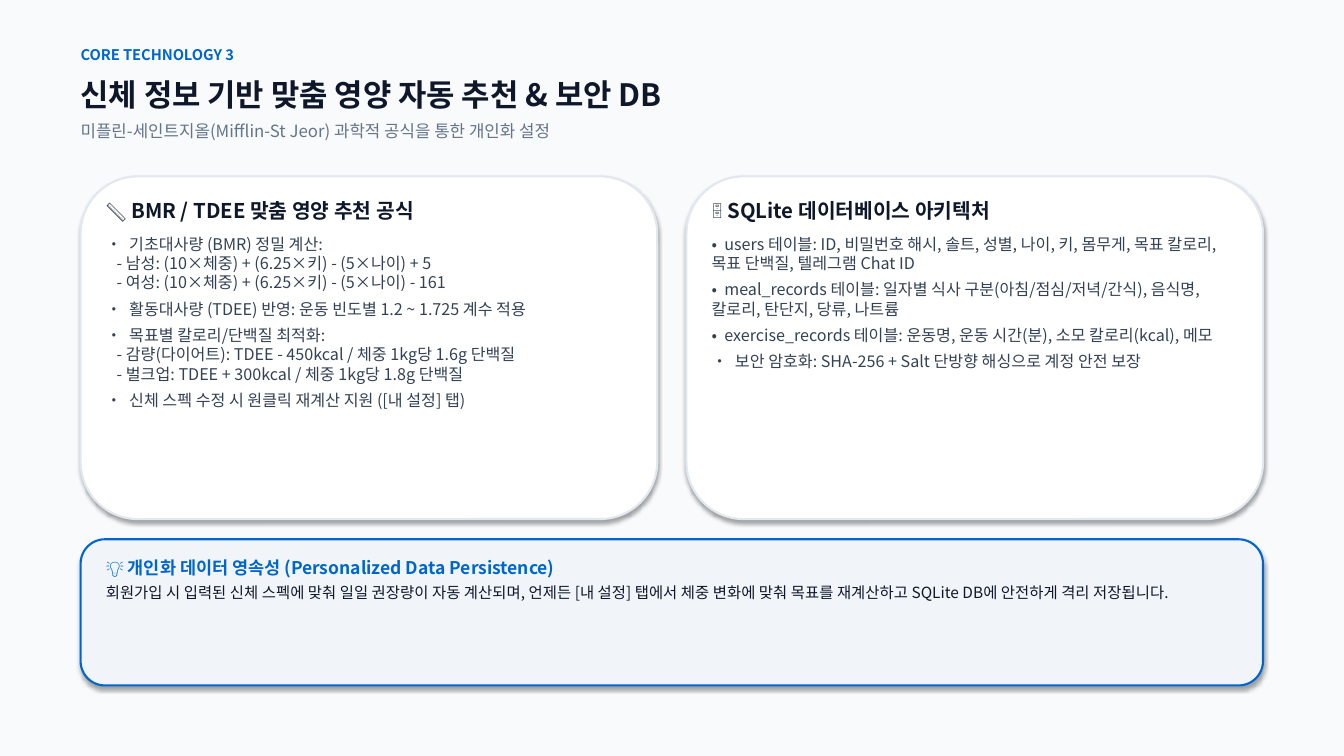
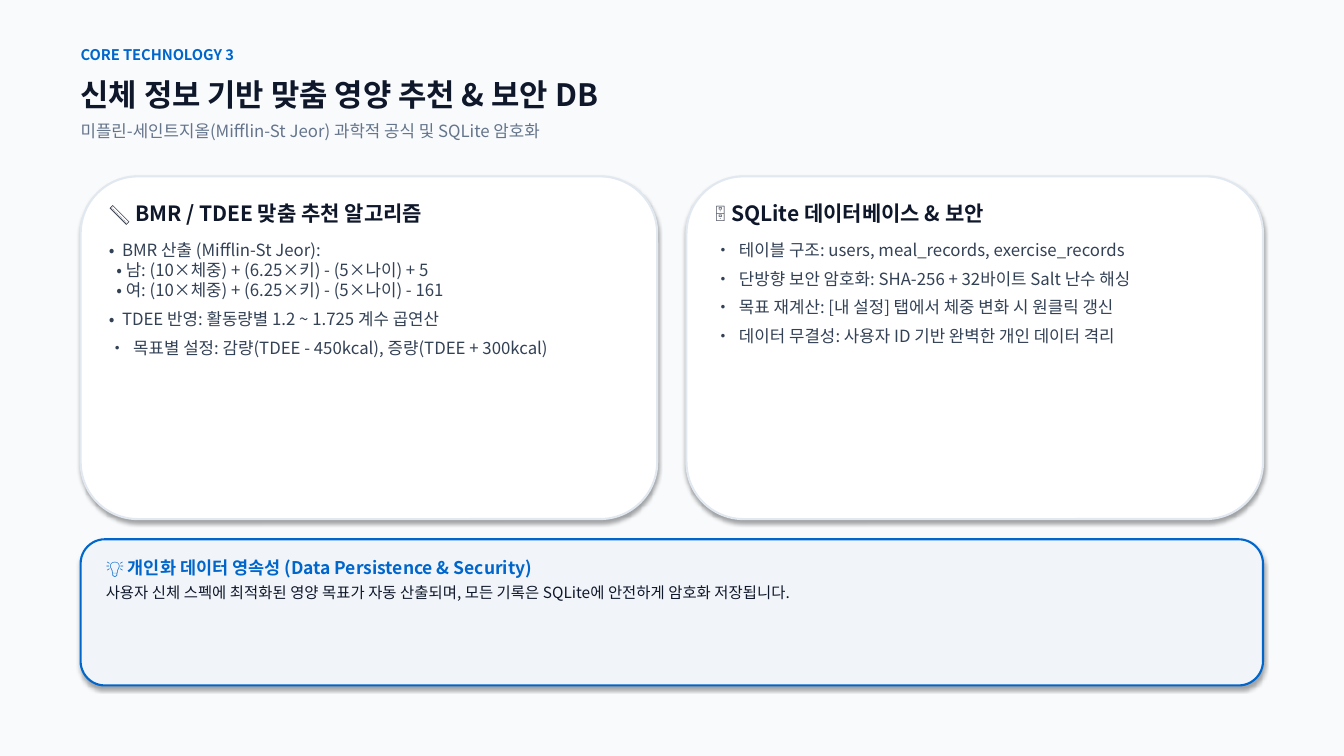
Before and after one commit to rye6837-web/impossible_to_get_lost_my_weight, a slide deck: slide 11 of AI_Diet_Coach_Presentation.pptx. Drawn at 1344x756 pixels with LibreOffice and Linux fonts; fonts in the diff are those of the drawing. Boxes give left, top, right and bottom in pixels: in the first picture for what was removed or moved away, otherwise in the second. Text is boxed around its words. In the diff, an @@ line names an element or a change of style, - is before the commit and + after.

Commit message:
docs: Condense slide text by ~35% for clean, Apple-inspired readability across all 15 slides

```diff
--- a/AI_Diet_Coach_Presentation.pptx
+++ b/AI_Diet_Coach_Presentation.pptx
@@ text at <box>81,80,598,109</box>: text changed @@
-신체 정보 기반 맞춤 영양 자동 추천 & 보안 DB
+신체 정보 기반 맞춤 영양 추천 & 보안 DB
@@ text at <box>81,123,539,140</box>: text changed @@
-미플린-세인트지올(Mifflin-St Jeor) 과학적 공식을 통한 개인화 설정
+미플린-세인트지올(Mifflin-St Jeor) 과학적 공식 및 SQLite 암호화
@@ text at <box>122,203,547,357</box>: text changed; size 11.5 to 12 pt @@
-📏 BMR / TDEE 맞춤 영양 추천 공식
-• 기초대사량 (BMR) 정밀 계산:
-- 남성: (10×체중) + (6.25×키) - (5×나이) + 5
-- 여성: (10×체중) + (6.25×키) - (5×나이) - 161
-• 활동대사량 (TDEE) 반영: 운동 빈도별 1.2 ~ 1.725 계수 적용
-• 목표별 칼로리/단백질 최적화:
-- 감량(다이어트): TDEE - 450kcal / 체중 1kg당 1.6g 단백질
-- 벌크업: TDEE + 300kcal / 체중 1kg당 1.8g 단백질
-• 신체 스펙 수정 시 원클릭 재계산 지원 ([내 설정] 탭)
+📏 BMR / TDEE 맞춤 추천 알고리즘
+• BMR 산출 (Mifflin-St Jeor):
+• 남: (10×체중) + (6.25×키) - (5×나이) + 5
+• 여: (10×체중) + (6.25×키) - (5×나이) - 161
+• TDEE 반영: 활동량별 1.2 ~ 1.725 계수 곱연산
+• 목표별 설정: 감량(TDEE - 450kcal), 증량(TDEE + 300kcal)
@@ text at <box>731,203,1130,344</box>: text changed; size 11.5 to 12 pt @@
-🗄️ SQLite 데이터베이스 아키텍처
-• users 테이블: ID, 비밀번호 해시, 솔트, 성별, 나이, 키, 몸무게, 목표 칼로리, 목표 단백질, 텔레그램 Chat ID
-• meal_records 테이블: 일자별 식사 구분(아침/점심/저녁/간식), 음식명, 칼로리, 탄단지, 당류, 나트륨
-• exercise_records 테이블: 운동명, 운동 시간(분), 소모 칼로리(kcal), 메모
-• 보안 암호화: SHA-256 + Salt 단방향 해싱으로 계정 안전 보장
+🗄️ SQLite 데이터베이스 & 보안
+• 테이블 구조: users, meal_records, exercise_records
+• 단방향 보안 암호화: SHA-256 + 32바이트 Salt 난수 해싱
+• 목표 재계산: [내 설정] 탭에서 체중 변화 시 원클릭 갱신
+• 데이터 무결성: 사용자 ID 기반 완벽한 개인 데이터 격리
@@ text at <box>106,559,790,601</box>: text changed @@
-💡 개인화 데이터 영속성 (Personalized Data Persistence)
-회원가입 시 입력된 신체 스펙에 맞춰 일일 권장량이 자동 계산되며, 언제든 [내 설정] 탭에서 체중 변화에 맞춰 목표를 재계산하고 SQLite DB에 안전하게 격리 저장됩니다.
+💡 개인화 데이터 영속성 (Data Persistence & Security)
+사용자 신체 스펙에 최적화된 영양 목표가 자동 산출되며, 모든 기록은 SQLite에 안전하게 암호화 저장됩니다.
```
Also in this commit, not shown: 14 other slides changed, 1 other file.
